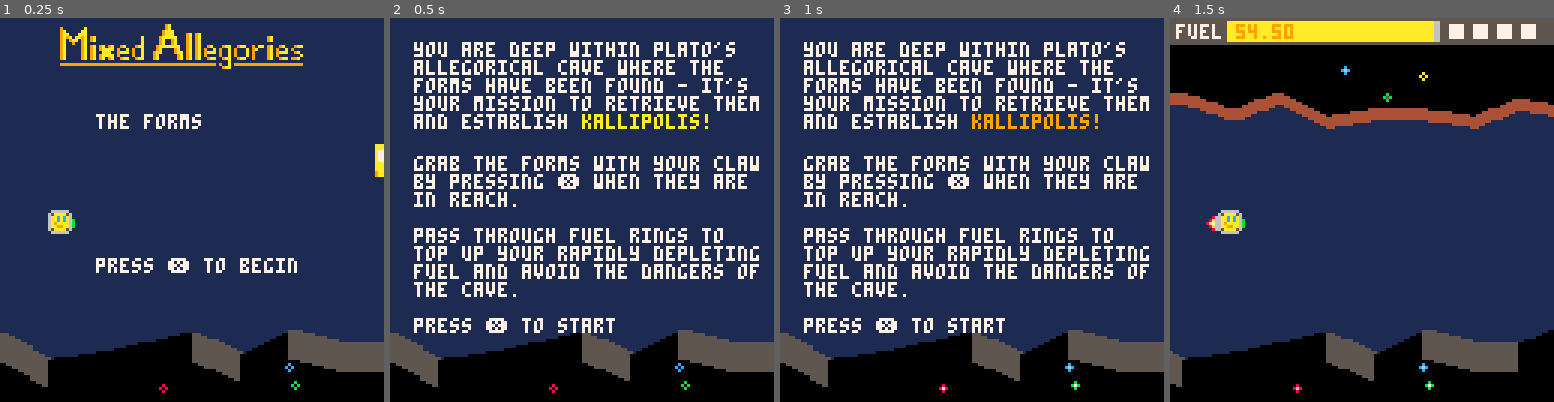
Above: before the commit, frames 1-4 (left to right).
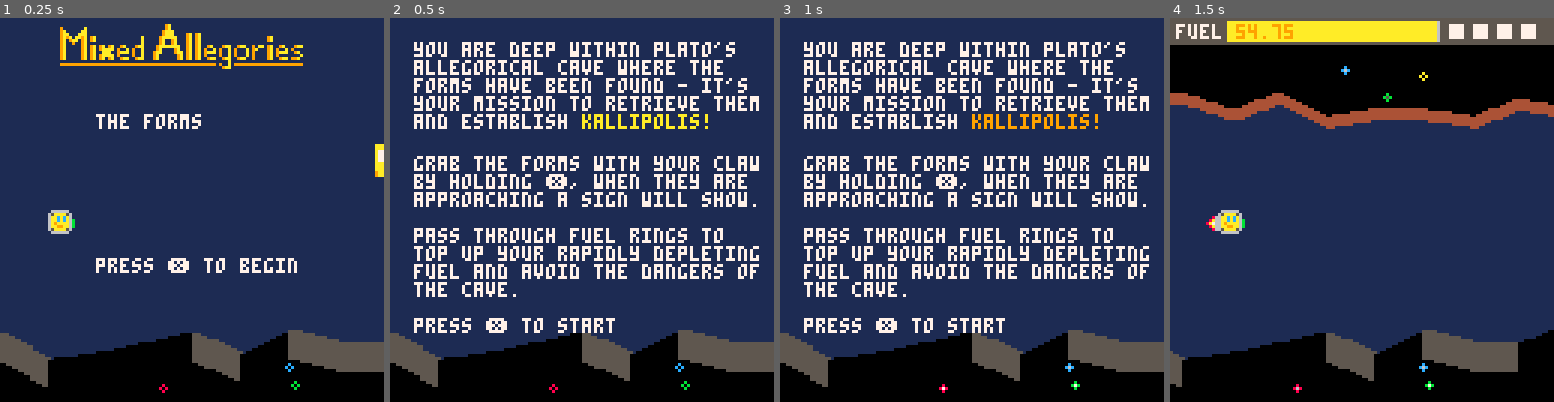
Above: after the commit, the same moments.

Repository: broquaint/pico8-carts
Game: PICO-8 cartridge mixedallegories.p8
Two runs of this game, one before a commit and one after it. Both use one fixed random seed, a clock stepped at 60 frames per second and the inputs below.
Inputs:
- Up to frame 1 (0.25 s): no input
- Up to frame 2 (0.5 s): tap X (X key) at 0.33 s
- Up to frame 3 (1 s): tap O (Z key) at 0.7 s
- Up to frame 4 (1.5 s): tap X (X key) at 1.07 s

Frame 1 is identical in both runs. In frame 2, 1.6% of the frame differs, in the area x 6-96%, y 40-50%; in frame 3, 1.6%; in frame 4, 0.1%.

Commit message:
Misc tweaks and fixes

Diff:
--- a/mixedallegories.p8
+++ b/mixedallegories.p8
@@ -720,7 +720,7 @@
       camera(flr(cam_x))
 
       if frame_count % 30 == 0 then
-         consume_fuel(max(1, cam_speed * 0.5))
+         consume_fuel(max(0.75, cam_speed * 0.5))
       end
    end
 
@@ -988,8 +988,8 @@
 
     msg = [[
 grab the forms with your claw
-by pressing ❎ when they are
-in reach.
+by holding ❎, when they are
+approaching a sign will show.
 
 pass through fuel rings to
 top up your rapidly depleting
@@ -1092,7 +1092,7 @@
 end
 
 function draw_level()
-   if in_state(game_state_gaming, game_state_level_fail) then
+   if in_state(game_state_gaming, game_state_level_fail, game_state_level_done) then
       draw_terrain(terrain.up, function(t)
                       local from_y = t.y - 4
                       rectfill(t.x, from_y, t.x+2, t.y, brown)
